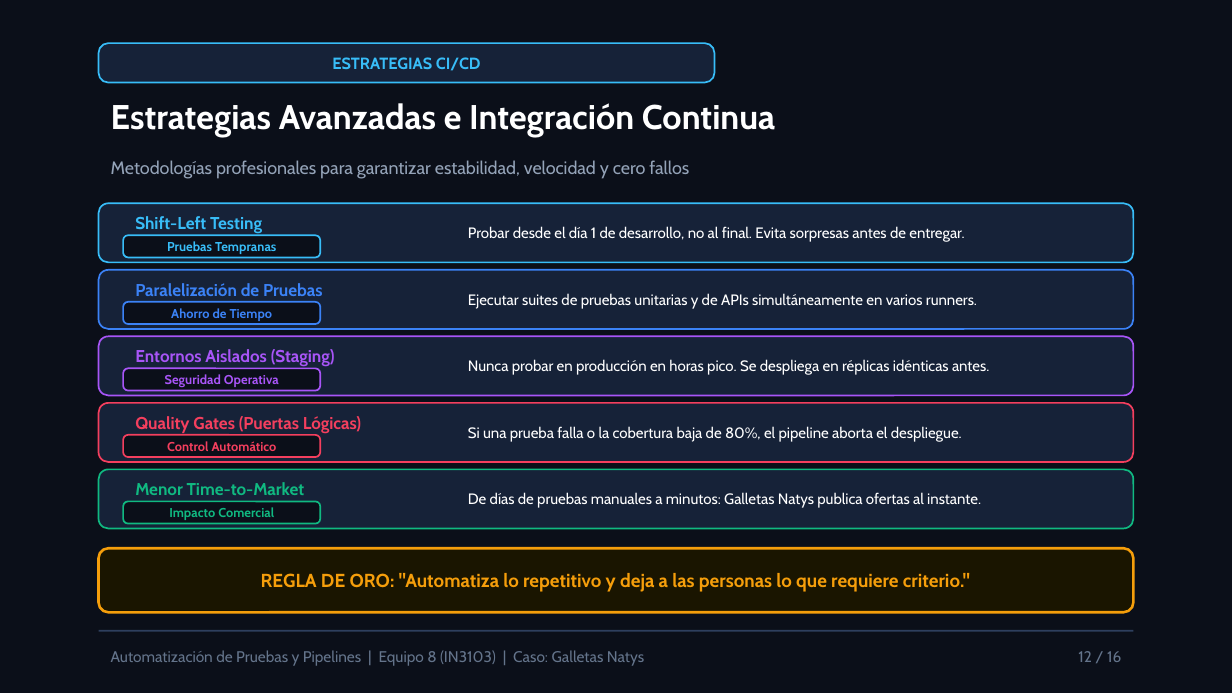
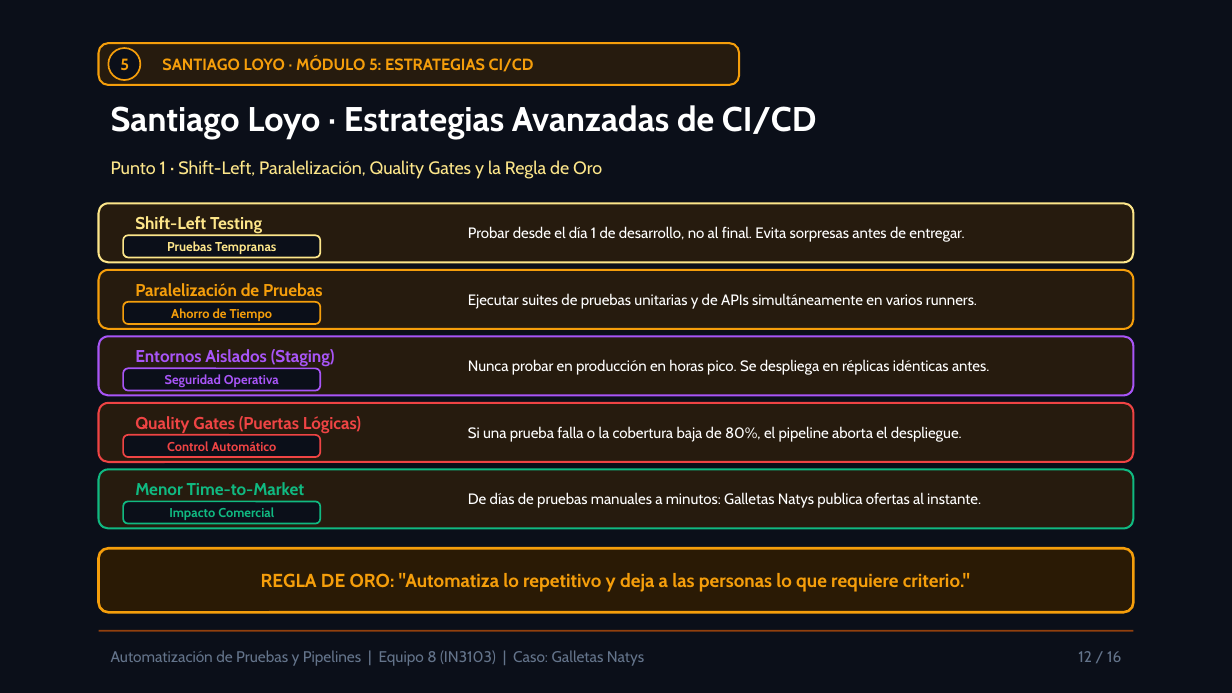
Before and after one commit to Elias0902/natys-landing-exposicion, a slide deck: slide 12 of public/docs/diapositivas-equipo8.pptx. Drawn at 1232x693 pixels with LibreOffice and Linux fonts; fonts in the diff are those of the drawing. Boxes give left, top, right and bottom in pixels: in the first picture for what was removed or moved away, otherwise in the second. Text is boxed around its words. In the diff, an @@ line names an element or a change of style, - is before the commit and + after.

```diff
--- a/public/docs/diapositivas-equipo8.pptx
+++ b/public/docs/diapositivas-equipo8.pptx
@@ rounded rectangle: place and size @@
-rounded rectangle at (99, 43, 715, 83)
+rounded rectangle at (99, 43, 739, 85)
@@ rounded rectangle at (99, 43, 739, 85): fill #162238 to #261B0E; outline #38BDF8 1 pt to #F59E0B 1.2 pt; proportions changed @@
@@ ellipse added at (108, 48, 140, 80), fill #0B0F19, outline #F59E0B 1 pt @@
@@ text added at (120, 58, 129, 70), 9.5 pt, text #F59E0B, bold @@
+5
@@ text at (162, 58, 534, 72): text changed; text colour #38BDF8 to #F59E0B @@
-ESTRATEGIAS CI/CD
+SANTIAGO LOYO · MÓDULO 5: ESTRATEGIAS CI/CD
@@ text at (111, 105, 817, 139): text changed @@
-Estrategias Avanzadas e Integración Continua
+Santiago Loyo · Estrategias Avanzadas de CI/CD
@@ text at (111, 160, 602, 179): text changed; text colour #94A3B8 to #FDE68A @@
-Metodologías profesionales para garantizar estabilidad, velocidad y cero fallos
+Punto 1 · Shift-Left, Paralelización, Quality Gates y la Regla de Oro
@@ rounded rectangle at (99, 203, 1133, 262): fill #162238 to #261B0E; outline #38BDF8 1 pt to #FDE68A 1.2 pt @@
@@ text "Shift-Left Testing" at (135, 216, 262, 234): text colour #38BDF8 to #FDE68A @@
@@ text "Pruebas Tempranas" at (167, 241, 276, 254): text colour #38BDF8 to #FDE68A @@
@@ rounded rectangle at (123, 235, 320, 257): outline #38BDF8 1 pt to #FDE68A 1 pt @@
@@ rounded rectangle at (99, 270, 1133, 329): fill #162238 to #261B0E; outline #3B82F6 1 pt to #F59E0B 1.2 pt @@
@@ text "Paralelización de Pruebas" at (135, 283, 323, 296): text colour #3B82F6 to #F59E0B @@
@@ text "Ahorro de Tiempo" at (171, 308, 273, 321): text colour #3B82F6 to #F59E0B @@
@@ rounded rectangle at (123, 302, 320, 324): outline #3B82F6 1 pt to #F59E0B 1 pt @@
@@ rounded rectangle at (99, 336, 1133, 395): fill #162238 to #261B0E; outline #A855F7 1 pt to #A855F7 1.2 pt @@
@@ rounded rectangle at (99, 403, 1133, 462): fill #162238 to #261B0E; outline #F43F5E 1 pt to #EF4444 1.2 pt @@
@@ text "Quality Gates (Puertas Lógicas)" at (135, 416, 361, 434): text colour #F43F5E to #EF4444 @@
@@ text "Control Automático" at (167, 441, 277, 451): text colour #F43F5E to #EF4444 @@
@@ rounded rectangle at (123, 435, 320, 457): outline #F43F5E 1 pt to #EF4444 1 pt @@
@@ rounded rectangle at (99, 469, 1133, 529): fill #162238 to #261B0E; outline #10B981 1 pt to #10B981 1.2 pt @@
@@ rounded rectangle at (99, 548, 1133, 612): fill #1A1500 to #2A1A05 @@
@@ line (99, 631) - (1133, 631): stroke #2E3F5E 1 pt to #92400E 1 pt @@
```
Also in this commit, not shown: 15 other slides changed, 8 other files.
